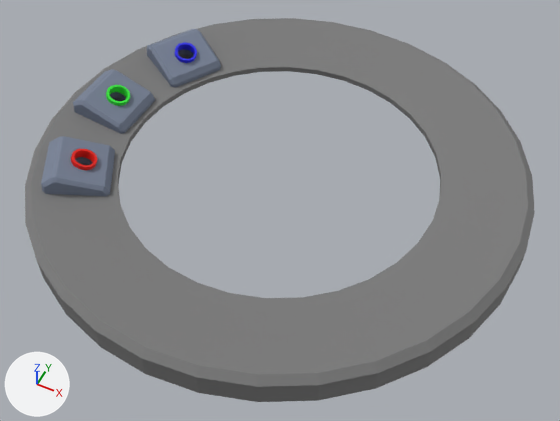
The FBX model TheLoop/Assets/Models/Body.fbx as it was, and as the next commit left it.
Both versions are drawn from a 50 mm lens placed at (7.78, -15.52, 17.18), pointed at (0.49, -0.94, -1.05). The lights are fixed; the arrows at lower left show +X, +Y and +Z.
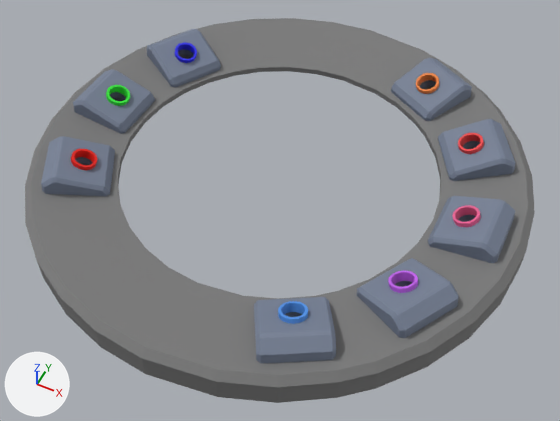
What differs and where, as boxes [x1, y1, x2, y2] in the pictures (560 x 421 px):
'Cylinder', reshaped
    before: [25, 18, 535, 402]
    after: [25, 18, 535, 403]
part 1 of me_cylinder, added (blue)
    after: [428, 196, 515, 263]
part 2 of me_cylinder, added
    after: [452, 205, 481, 227]
part 3 of me_cylinder, added (blue)
    after: [438, 119, 516, 181]
part 4 of me_cylinder, added
    after: [458, 133, 484, 154]
part 5 of me_cylinder, added (blue)
    after: [357, 258, 459, 338]
part 6 of me_cylinder, added (purple)
    after: [388, 271, 418, 293]
part 7 of me_cylinder, added (blue)
    after: [391, 57, 472, 121]
part 8 of me_cylinder, added
    after: [416, 73, 439, 94]
part 9 of me_cylinder, added (blue)
    after: [254, 297, 336, 363]
part 10 of me_cylinder, added (blue)
    after: [278, 301, 308, 324]
part 11 of me_cylinder, built on
    before: [343, 31, 501, 136]
    after: [343, 31, 526, 175]
part 12 of me_cylinder, built on
    before: [141, 283, 378, 402]
    after: [141, 263, 469, 403]
part 13 of me_cylinder, added
    after: [418, 198, 528, 279]

The change, as a list of edits to the scene's bpy script:
```text
Change me_cylinder:
    remove me_cylinder.from_pydata(...)  # 852 vertices, 565 faces; spans x -7.8..7.8, y -7.8..7.8, z -0.9..0.7
    add me_cylinder.from_pydata(...)  # 1952 vertices, 1188 faces; spans x -7.8..7.8, y -7.8..7.8, z -0.9..0.7
    me_cylinder part 1: the loose piece of 76 vertices spanning x -7.2..-5.2, y -1.0..1.0, z -0.2..0.7 is copied, and the copy is turned 180 degrees about the z axis through the mesh origin; it spans x 5.2..7.2, y -1.0..1.0, z -0.2..0.7
    me_cylinder part 2: the loose piece of 96 vertices spanning x -6.4..-5.6, y -0.4..0.4, z 0.2..0.7 is copied, and the copy is turned 180 degrees about the z axis through the mesh origin, in mat_material_013 (pink #e75e92); it spans x 5.6..6.4, y -0.4..0.4, z 0.2..0.7
    me_cylinder part 3: the loose piece of 76 vertices spanning x -6.7..-4.1, y -4.4..-1.8, z -0.2..0.7 is copied, and the copy is turned 180 degrees about the z axis through the mesh origin; it spans x 4.1..6.7, y 1.8..4.4, z -0.2..0.7
    me_cylinder part 4: the loose piece of 96 vertices spanning x -5.6..-4.8, y -3.4..-2.6, z 0.2..0.7 is copied, and the copy is turned 180 degrees about the z axis through the mesh origin, in mat_material_012 (red #e74144); it spans x 4.8..5.6, y 2.6..3.4, z 0.2..0.7
    me_cylinder part 5: the loose piece of 76 vertices spanning x -6.7..-4.1, y -4.4..-1.8, z -0.2..0.7 is copied, and the copy is turned 120 degrees about the z axis through the mesh origin; it spans x 4.1..6.7, y -4.4..-1.8, z -0.2..0.7
    me_cylinder part 6: the loose piece of 96 vertices spanning x -5.6..-4.8, y -3.4..-2.6, z 0.2..0.7 is copied, and the copy is turned 120 degrees about the z axis through the mesh origin, in mat_material_014 (purple #c15fe7); it spans x 4.8..5.6, y -3.4..-2.6, z 0.2..0.7
    me_cylinder part 7: the loose piece of 76 vertices spanning x -6.7..-4.1, y 1.8..4.4, z -0.2..0.7 is copied, and the copy is turned -90 degrees about the z axis through the mesh origin; it spans x 1.8..4.4, y 4.1..6.7, z -0.2..0.7
    me_cylinder part 8: the loose piece of 96 vertices spanning x -5.6..-4.8, y 2.6..3.4, z 0.2..0.7 is copied, and the copy is turned -90 degrees about the z axis through the mesh origin, in mat_material_011 (orange #e78037); it spans x 2.6..3.4, y 4.8..5.6, z 0.2..0.7
    me_cylinder part 9: the loose piece of 76 vertices spanning x -6.7..-4.1, y -4.4..-1.8, z -0.2..0.7 is copied, and the copy is turned 90 degrees about the z axis through the mesh origin; it spans x 1.8..4.4, y -6.7..-4.1, z -0.2..0.7
    me_cylinder part 10: the loose piece of 96 vertices spanning x -5.6..-4.8, y -3.4..-2.6, z 0.2..0.7 is copied, and the copy is turned 90 degrees about the z axis through the mesh origin, in mat_material_015 (blue #5093e7); it spans x 2.6..3.4, y -5.6..-4.8, z 0.2..0.7
    me_cylinder part 11: 14 vertices moved from x 1.0..4.3, y 4.2..7.7, z -0.9..0.2 to x 1.3..4.8, y 4.0..7.6, z -0.9..0.2; 4 vertices removed from x 2.8..4.3, y 4.2..7.1, z -0.9..0.2; 100 vertices added at x 2.7..6.0, y 2.7..6.9, z -0.9..0.2
    me_cylinder part 12: 14 vertices moved from x 1.0..4.3, y -7.7..-4.2, z -0.9..0.2 to x 1.3..4.8, y -7.6..-4.0, z -0.9..0.2; 4 vertices removed from x 2.8..4.3, y -7.1..-4.2, z -0.9..0.2; 100 vertices added at x 2.7..6.0, y -6.9..-2.7, z -0.9..0.2
    me_cylinder part 13: 48 vertices added at x 5.8..6.9, y -0.4..0.4, z -0.7..0.0
    add me_cylinder.materials.append(mat_material_011)  # orange #e77f37
    add me_cylinder.materials.append(mat_material_012)  # red #e74144
    add me_cylinder.materials.append(mat_material_013)  # pink #e75e92
    add me_cylinder.materials.append(mat_material_014)  # purple #c15fe7
    add me_cylinder.materials.append(mat_material_015)  # blue #5093e7
```
